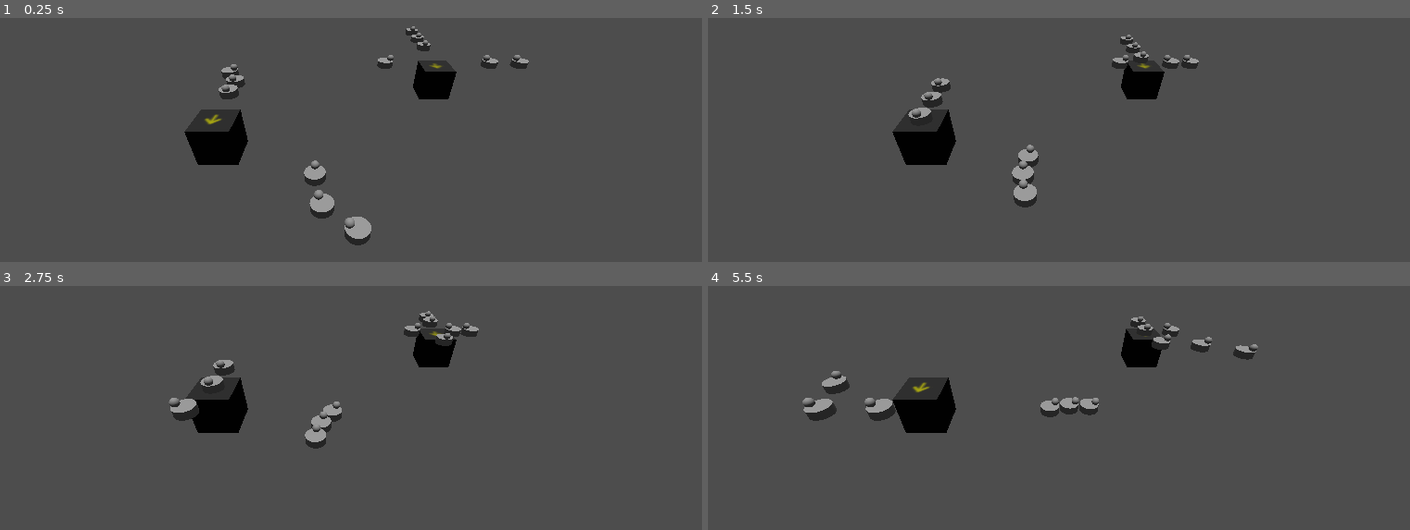
Above: before the commit, frames 1-4 (two rows, left to right).
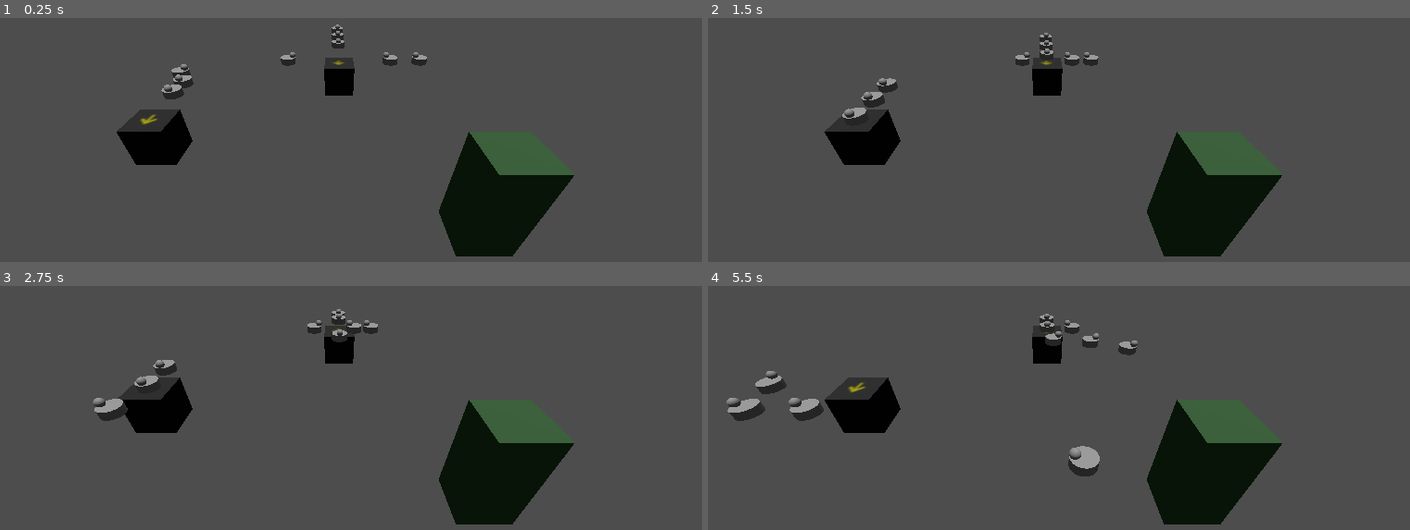
Above: after the commit, the same moments.

Repository: AndrewD55/DumpsterFrog_Acerola_Jam_0_Aberration
Game: Godot game, scene res://main.tscn
Same seed, same stepped clock (60 frames per second), same inputs: the game is played once before the commit and once after it.
Inputs (mouse positions are in pixels of both pictures, inside the frame that each line leads up to):
- Up to frame 1 (0.25 s): no input
- Up to frame 2 (1.5 s): move the mouse to (1199, 127) at 0.52 s; click (1199, 127) at 0.67 s; move the mouse to (890, 169) at 1.27 s; click (890, 169) at 1.42 s
- Up to frame 3 (2.75 s): move the mouse to (407, 327) at 2.02 s; click (407, 327) at 2.17 s
- Up to frame 4 (5.5 s): move the mouse to (1002, 500) at 2.77 s; click (1002, 500) at 2.92 s; move the mouse to (1262, 478) at 3.52 s; click (1262, 478) at 3.67 s; move the mouse to (820, 354) at 4.27 s; click (820, 354) at 4.42 s; move the mouse to (1080, 417) at 5.02 s; click (1080, 417) at 5.17 s

The runs differ from the first frame. In frame 1, 13% of the frame differs, in the area x 16-82%, y 2-98%; in frame 2, 12%; in frame 3, 12%; in frame 4, 13%, in the area x 2-82%, y 11-98%.

Commit message:
Basic Object Spawner seems to work;
cleaned up a function with unused inputs in belt_turntable

Diff:
--- /dev/null
+++ b/Acerola_Jam_0_Godot_Project/game_elements/belt_object_spawner.gd
@@ -0,0 +1,31 @@
+extends StaticBody3D
+
+#Exit to another Linked_Path3D
+@export var ExitPathNode:Path3D=null
+
+@export var Spawn_Rate_Seconds:float=3.0
+var spawn_time:float=0.0
+
+
+var On_Belt_Objects = load("res://game_elements/on_belt_object.tscn")
+@onready var Spawn_Shute = $Spawn_Shute
+
+
+func _ready():
+	Spawn_Shute.set_exit_path_node(ExitPathNode)
+
+func _physics_process(delta):
+	#update current time
+	spawn_time += delta
+	print(spawn_time)
+
+	if spawn_time > Spawn_Rate_Seconds:
+		#allow spawn object if no objects are on belt
+		if Spawn_Shute.get_child_count() == 0:
+			print("SPAWN OBJECT")
+			var New_On_Belt_Obj = On_Belt_Objects.instantiate()
+			New_On_Belt_Obj.initial_object_type = On_Belt_Object.enum_belt_object_type.UNDEF
+			New_On_Belt_Obj.initial_velocity = 1.0
+			New_On_Belt_Obj.follow_collision_distance = 0.75
+			Spawn_Shute.add_child(New_On_Belt_Obj)
+			spawn_time = 0.0
--- /dev/null
+++ b/Acerola_Jam_0_Godot_Project/game_elements/belt_object_spawner.tscn
@@ -0,0 +1,36 @@
+[gd_scene load_steps=7 format=3 uid="uid://cwl267b67uw75"]
+
+[ext_resource type="Script" path="res://game_elements/belt_object_spawner.gd" id="1_0jjlj"]
+[ext_resource type="PackedScene" uid="uid://crho7h6t4w6x7" path="res://composition_modules/Linked_Path3D.tscn" id="2_uffvu"]
+
+[sub_resource type="BoxShape3D" id="BoxShape3D_gurqk"]
+size = Vector3(1, 2, 1)
+
+[sub_resource type="BoxMesh" id="BoxMesh_7rb28"]
+size = Vector3(1, 2, 1)
+
+[sub_resource type="StandardMaterial3D" id="StandardMaterial3D_jgy2a"]
+albedo_color = Color(0.192157, 0.337255, 0.192157, 1)
+
+[sub_resource type="Curve3D" id="Curve3D_807b7"]
+_data = {
+"points": PackedVector3Array(0, 0, 0, 0, 0, 0, 0, 0, -0.5, 0, 0, 0, 0, 0, 0, 0, 0, 1),
+"tilts": PackedFloat32Array(0, 0)
+}
+point_count = 2
+
+[node name="belt_object_spawner" type="StaticBody3D"]
+script = ExtResource("1_0jjlj")
+
+[node name="CollisionShape3D" type="CollisionShape3D" parent="."]
+transform = Transform3D(1, 0, 0, 0, 1, 0, 0, 0, 1, 0, 1, 0)
+shape = SubResource("BoxShape3D_gurqk")
+
+[node name="MeshInstance3D" type="MeshInstance3D" parent="."]
+transform = Transform3D(1, 0, 0, 0, 1, 0, 0, 0, 1, 0, 1, 0)
+mesh = SubResource("BoxMesh_7rb28")
+surface_material_override/0 = SubResource("StandardMaterial3D_jgy2a")
+
+[node name="Spawn_Shute" parent="." instance=ExtResource("2_uffvu")]
+transform = Transform3D(1, 0, 0, 0, 1, 0, 0, 0, 1, 0, 1, 0)
+curve = SubResource("Curve3D_807b7")
--- a/Acerola_Jam_0_Godot_Project/game_elements/belt_turntable.gd
+++ b/Acerola_Jam_0_Godot_Project/game_elements/belt_turntable.gd
@@ -48,7 +48,7 @@
 	Left_Thru_Path.set_exit_path_node(Exit_Shute)
 	Right_Thru_Path.set_exit_path_node(Exit_Shute)
 
-func set_enter_shutes_thru_paths_exit_shutes(current_direction:global_direction):
+func set_enter_shutes_thru_paths_exit_shutes()->void:
 	match Turntable_Global_Direction:
 		global_direction.NORTH_ZPOS:#^
 			North_Enter_Shute.set_exit_path_node(null)
@@ -126,13 +126,13 @@
 					Turntable_Global_Direction = global_direction.NORTH_ZPOS
 					BeltMesh.rotate_object_local(Vector3(0,1,0),-PI/2)
 	#Update all Enter_Shutes -> Thru_Paths -> Exit_Shutes with new Turntable Global Direction
-	set_enter_shutes_thru_paths_exit_shutes(Turntable_Global_Direction)
+	set_enter_shutes_thru_paths_exit_shutes()
 
 
 # NORMAL INIT/INPUT/MAIN LOGIC
 func _ready():
 	#set initial parameters
-	set_enter_shutes_thru_paths_exit_shutes(Turntable_Global_Direction)
+	set_enter_shutes_thru_paths_exit_shutes()
 	#Set Exit Shutes Destinations
 	if NORTH_Destination != null:
 		North_Exit_Shute.set_exit_path_node(NORTH_Destination)
--- a/Acerola_Jam_0_Godot_Project/main.tscn
+++ b/Acerola_Jam_0_Godot_Project/main.tscn
@@ -1,33 +1,13 @@
-[gd_scene load_steps=18 format=3 uid="uid://jvekwgk3g1bo"]
+[gd_scene load_steps=16 format=3 uid="uid://jvekwgk3g1bo"]
 
 [ext_resource type="PackedScene" uid="uid://crho7h6t4w6x7" path="res://composition_modules/Linked_Path3D.tscn" id="1_bny65"]
 [ext_resource type="PackedScene" uid="uid://6horm3jye3eg" path="res://game_elements/on_belt_object.tscn" id="2_4tc6p"]
 [ext_resource type="PackedScene" uid="uid://dok0pyvneckou" path="res://game_elements/belt_turntable.tscn" id="3_8xeo6"]
+[ext_resource type="PackedScene" uid="uid://cwl267b67uw75" path="res://game_elements/belt_object_spawner.tscn" id="4_kq5bj"]
 
 [sub_resource type="Environment" id="Environment_ynf52"]
 
 [sub_resource type="WorldBoundaryShape3D" id="WorldBoundaryShape3D_6s5gt"]
-
-[sub_resource type="Curve3D" id="Curve3D_87ua0"]
-_data = {
-"points": PackedVector3Array(0, 0, 0, -1.5, 0, 0, -1.01097, -0.04251, 0.0232422, -1.5, 0, 0, 0, 0, 0, 0, 0, -3),
-"tilts": PackedFloat32Array(0, 0)
-}
-point_count = 2
-
-[sub_resource type="Curve3D" id="Curve3D_qq6oo"]
-_data = {
-"points": PackedVector3Array(0, 0, 0, 1.5, 0, 0, 0, 0, 0, 1.5, 0, 0, 0, 0, 0, 0, 0, 3),
-"tilts": PackedFloat32Array(0, 0)
-}
-point_count = 2
-
-[sub_resource type="Curve3D" id="Curve3D_imtqh"]
-_data = {
-"points": PackedVector3Array(0, 0, 0, 0, 0, 0, -0.0406827, 0.00118613, 0.0027281, 0, 0, 0, 0, 0, 0, -0.954796, -0.0133922, -0.0217861),
-"tilts": PackedFloat32Array(0, 0)
-}
-point_count = 2
 
 [sub_resource type="Curve3D" id="Curve3D_fuo21"]
 _data = {
@@ -53,13 +33,6 @@
 [sub_resource type="Curve3D" id="Curve3D_xha6k"]
 _data = {
 "points": PackedVector3Array(0, 0, 0, 0, 0, 0, 0, 0, 0, 0, 0, 0, 0, 0, 0, 2, 0, 0, 0, 0, 0, 0, 0, 0, 2, 0, 3.6, 0, 0, 0, 0, 0, 0, 0, 0, 3.6, 0, 0, 0, 0, 0, 0, 0, 0, 2.6),
-"tilts": PackedFloat32Array(0, 0, 0, 0, 0)
-}
-point_count = 5
-
-[sub_resource type="Curve3D" id="Curve3D_0ybuy"]
-_data = {
-"points": PackedVector3Array(0, 0, 0, 0, 0, 0, 0, 0, 0.25, 0, 0, 0, 0, 0, 0, 0.25, 0, 0, 0, 0, 0, 0, 0, 0, 0, 0, -0.25, 0, 0, 0, 0, 0, 0, -0.25, 0, 0, 0, 0, 0, 0, 0, 0, 0, 0, 0.25),
 "tilts": PackedFloat32Array(0, 0, 0, 0, 0)
 }
 point_count = 5
@@ -92,6 +65,13 @@
 }
 point_count = 2
 
+[sub_resource type="Curve3D" id="Curve3D_eg1jk"]
+_data = {
+"points": PackedVector3Array(0, 0, 0, 0, 0, 0, 0, 0, 0, 0, 0, 0, 0, 0, 0, 5, 0, 0),
+"tilts": PackedFloat32Array(0, 0)
+}
+point_count = 2
+
 [node name="Main" type="Node"]
 
 [node name="WorldEnvironment" type="WorldEnvironment" parent="."]
@@ -105,40 +85,11 @@
 [node name="CollisionShape3D" type="CollisionShape3D" parent="TempFloor"]
 shape = SubResource("WorldBoundaryShape3D_6s5gt")
 
-[node name="LinkedPath3d_A" parent="." node_paths=PackedStringArray("ExitPathNode") instance=ExtResource("1_bny65")]
-transform = Transform3D(1, 0, 0, 0, 1, 0, 0, 0, 1, -0.746545, 0, 0)
-curve = SubResource("Curve3D_87ua0")
-ExitPathNode = NodePath("../LinkedPath3d_B")
-
-[node name="LinkedPath3d_B" parent="." node_paths=PackedStringArray("ExitPathNode") instance=ExtResource("1_bny65")]
-transform = Transform3D(1, 0, 0, 0, 1, 0, 0, 0, 1, -0.73099, 0, -3)
-curve = SubResource("Curve3D_qq6oo")
-ExitPathNode = NodePath("../LinkedPath3D_C")
-
-[node name="OnBeltObject_BACK" parent="LinkedPath3d_B" instance=ExtResource("2_4tc6p")]
-transform = Transform3D(-4.37114e-08, 0, 1, 0, 1, 0, -1, 0, -4.37114e-08, 0, 0, 0)
-initial_velocity = 1.0
-
-[node name="OnBeltObject_MIDDLE" parent="LinkedPath3d_B" instance=ExtResource("2_4tc6p")]
-transform = Transform3D(0.828716, 0, 0.559667, 0, 1, 0, -0.559667, 0, 0.828716, 0.83955, 0, 0.462498)
-progress = 1.0
-initial_velocity = 0.75
-
-[node name="OnBeltObject_FRONT" parent="LinkedPath3d_B" instance=ExtResource("2_4tc6p")]
-transform = Transform3D(0.999174, 0, 0.0406154, 0, 1, 0, -0.0406154, 0, 0.999174, 1.12315, 0, 1.40887)
-progress = 2.0
-initial_velocity = 0.5
-
-[node name="LinkedPath3D_C" parent="." node_paths=PackedStringArray("ExitPathNode") instance=ExtResource("1_bny65")]
-transform = Transform3D(1, 0, 0, 0, 1, 0, 0, 0, 1, -0.730441, 0, 0)
-curve = SubResource("Curve3D_imtqh")
-ExitPathNode = NodePath("../LinkedPath3d_A")
-
 [node name="DirectionalLight3D" type="DirectionalLight3D" parent="."]
 transform = Transform3D(1, 0, 0, 0, 0.052336, 0.99863, 0, -0.99863, 0.052336, 5.33666, 9.64089, 0)
 
 [node name="ExampleTurntable_SOUTH" type="Node3D" parent="."]
-transform = Transform3D(1, 0, 0, 0, 1, 0, 0, 0, 1, 2.82394, 0, -0.502164)
+transform = Transform3D(1, 0, 0, 0, 1, 0, 0, 0, 1, 4.35869, 0, -0.502164)
 
 [node name="Belt_Turntable_SOUTH" parent="ExampleTurntable_SOUTH" node_paths=PackedStringArray("EAST_Destination", "SOUTH_Destination", "WEST_Destination") instance=ExtResource("3_8xeo6")]
 Turntable_Global_Direction = 2
@@ -180,12 +131,8 @@
 progress = 7.0
 initial_velocity = 1.0
 
-[node name="LinkedPath3D_BLOCKER" parent="." node_paths=PackedStringArray("ExitPathNode") instance=ExtResource("1_bny65")]
-transform = Transform3D(1, 0, 0, 0, 1, 0, 0, 0, 1, -3.34393, 0, -2.12252)
-curve = SubResource("Curve3D_0ybuy")
-ExitPathNode = NodePath(".")
-
 [node name="Input_Queue_Example" type="Node3D" parent="."]
+transform = Transform3D(1, 0, 0, 0, 1, 0, 0, 0, 1, 3.28417, 0, 0.292164)
 
 [node name="Belt_Turntable_Input_Queue" parent="Input_Queue_Example" node_paths=PackedStringArray("SOUTH_Destination") instance=ExtResource("3_8xeo6")]
 transform = Transform3D(1, 0, 0, 0, 1, 0, 0, 0, 1, -3.53082, 0, 2.90484)
@@ -240,3 +187,13 @@
 transform = Transform3D(1, 0, 0, 0, 1, 0, 0, 0, 1, -3.537, 1, 1.902)
 curve = SubResource("Curve3D_8p71y")
 ExitPathTurntable_EnterDirection = 2
+
+[node name="Belt_Object_Spawner_Example" type="Node3D" parent="."]
+
+[node name="belt_object_spawner" parent="Belt_Object_Spawner_Example" node_paths=PackedStringArray("ExitPathNode") instance=ExtResource("4_kq5bj")]
+transform = Transform3D(-4.37114e-08, 0, 1, 0, 1, 0, -1, 0, -4.37114e-08, -2.69722, 0, -2.94234)
+ExitPathNode = NodePath("../Show_Off_Spawned_Objs")
+
+[node name="Show_Off_Spawned_Objs" parent="Belt_Object_Spawner_Example" instance=ExtResource("1_bny65")]
+transform = Transform3D(1, 0, 0, 0, 1, 0, 0, 0, 1, -1.697, 1, -2.942)
+curve = SubResource("Curve3D_eg1jk")
